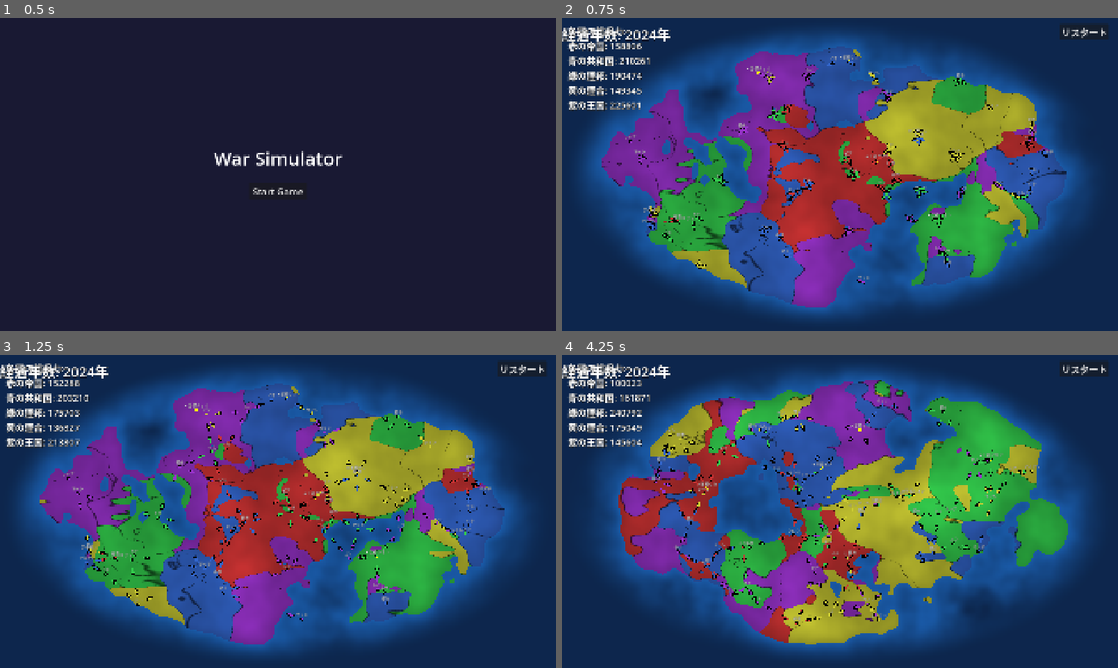
Above: before the commit, frames 1-4 (two rows, left to right).
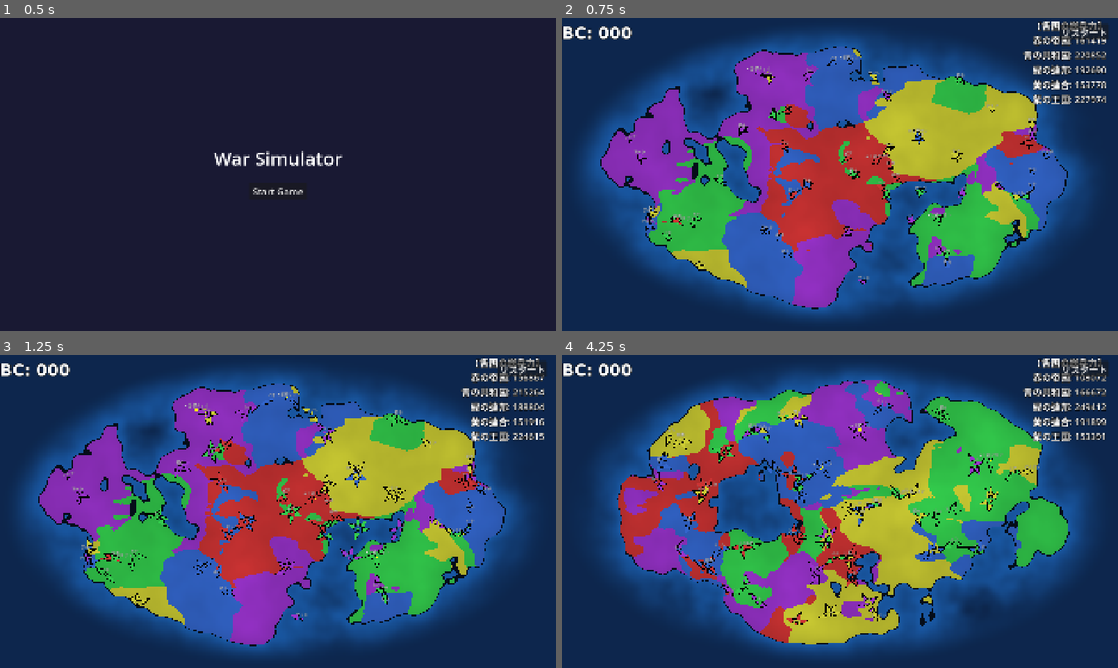
Above: after the commit, the same moments.

Repository: ateliee/war-simulator
Game: Godot game, scene res://scenes/Title.tscn
Two runs of this game, one before a commit and one after it. Both use one fixed random seed, a clock stepped at 60 frames per second and the inputs below.
Inputs:
- Up to frame 1 (0.5 s): no input
- Up to frame 2 (0.75 s): click "Start Game" at 0.5 s
- Up to frame 3 (1.25 s): no input
- Up to frame 4 (4.25 s): click "リスタート" at 1.25 s; click "Start Game" at 2 s; click "リスタート" at 2.75 s; click "Start Game" at 3.5 s

Frame 1 is identical in both runs. In frame 2, 23% of the frame differs, in the area x 0-98%, y 1-94%; in frame 3, 24%; in frame 4, 21%.

Commit message:
feat: overhaul troop movement to include combat states and update simulation logic, UI, and map rendering

Diff:
--- a/scripts/Main.gd
+++ b/scripts/Main.gd
@@ -24,18 +24,32 @@
 func _ready():
 	add_child(ui_container)
 	ui_container.add_child(faction_list_label)
-	faction_list_label.position = Vector2(20, 20)
+	faction_list_label.set_anchors_preset(Control.PRESET_BOTTOM_RIGHT)
+	faction_list_label.grow_horizontal = Control.GROW_DIRECTION_BEGIN
+	faction_list_label.grow_vertical = Control.GROW_DIRECTION_BEGIN
+	faction_list_label.horizontal_alignment = HORIZONTAL_ALIGNMENT_RIGHT
+	faction_list_label.offset_right = -40
+	faction_list_label.offset_bottom = -40
 	faction_list_label.add_theme_font_size_override("font_size", 32)
 	faction_list_label.add_theme_color_override("font_color", Color.WHITE)
 	faction_list_label.add_theme_color_override("font_shadow_color", Color.BLACK)
+	faction_list_label.add_theme_constant_override("outline_size", 6)
+	faction_list_label.add_theme_color_override("font_outline_color", Color.BLACK)
 
 	ui_container.add_child(time_label)
 	time_label.set_anchors_preset(Control.PRESET_TOP_WIDE)
 	time_label.offset_top = 20
 	time_label.horizontal_alignment = HORIZONTAL_ALIGNMENT_CENTER
-	time_label.add_theme_font_size_override("font_size", 48)
+
+	var bold_font = SystemFont.new()
+	bold_font.font_names = PackedStringArray(["Hiragino Sans", "Yu Gothic", "Meiryo", "sans-serif"])
+	bold_font.font_weight = 700 # 太字
+	time_label.add_theme_font_override("font", bold_font)
+
+	time_label.add_theme_font_size_override("font_size", 56)
 	time_label.add_theme_color_override("font_color", Color.WHITE)
-	time_label.add_theme_color_override("font_shadow_color", Color.BLACK)
+	time_label.add_theme_constant_override("outline_size", 8)
+	time_label.add_theme_color_override("font_outline_color", Color.BLACK)
 
 	ui_container.add_child(restart_btn)
 	restart_btn.text = "リスタート"
@@ -130,14 +144,12 @@
 		get_tree().change_scene_to_file("res://scenes/Result.tscn")
 
 func _update_simulation(delta):
-	# 都市の回復
 	for c in cities:
 		var recovery = 200.0 * delta
 		if c.is_capital:
 			recovery = 600.0 * delta
 		c.power = min(c.power + recovery, c.max_power)
 
-	# 部隊の生成（数秒おきに出撃）
 	troop_spawn_timer -= delta
 	if troop_spawn_timer <= 0:
 		troop_spawn_timer = 2.0
@@ -147,38 +159,54 @@
 			var c2 = pair[1]
 
 			if c1.faction != c2.faction:
-				# c1からc2への進軍
 				if c1.power > 5000:
-					var send_power = c1.power * 0.15 # 兵力の15%を出撃
+					var send_power = c1.power * 0.15
 					c1.power -= send_power
-					active_troops.append(TroopRef.new(c1.faction, c1.position, c2, send_power))
-
-				# c2からc1への進軍
+					active_troops.append(TroopRef.new(c1.faction, c1, c2, send_power))
+
 				if c2.power > 5000:
 					var send_power = c2.power * 0.15
 					c2.power -= send_power
-					active_troops.append(TroopRef.new(c2.faction, c2.position, c1, send_power))
-
-	# 部隊の移動と戦闘処理
+					active_troops.append(TroopRef.new(c2.faction, c2, c1, send_power))
+
 	var i = active_troops.size() - 1
 	while i >= 0:
 		var t = active_troops[i]
-		var dir = (t.target.position - t.position).normalized()
-		t.position += dir * t.speed * delta
-
-		# 到達判定
-		if t.position.distance_to(t.target.position) < 10.0:
-			if t.target.faction == t.faction:
-				# 移動中に味方領土になっていた場合は増援として回復
-				t.target.power = min(t.target.power + t.power, t.target.max_power)
+
+		# 国境線の位置割合を兵力から計算 (Apollonius graphによる近似)
+		var w1 = max(t.origin_city.power, 100.0)
+		var w2 = max(t.target_city.power, 100.0)
+		var border_ratio = w1 / (w1 + w2)
+		var border_pos = t.origin_city.position.lerp(t.target_city.position, border_ratio)
+
+		var dir = (t.target_city.position - t.origin_city.position).normalized()
+		var dist_to_origin = t.position.distance_to(t.origin_city.position)
+		var dist_to_border = t.origin_city.position.distance_to(border_pos)
+
+		if dist_to_origin < dist_to_border - 5.0:
+			# 国境まで移動する
+			t.position += dir * t.speed * delta
+			t.is_fighting = false
+		else:
+			# 国境に到達！ここに張り付いて継続ダメージを与える
+			t.position = border_pos
+			t.is_fighting = true
+
+			if t.target_city.faction == t.faction:
+				# 進行中に味方になっていた場合
+				t.target_city.power = min(t.target_city.power + t.power, t.target_city.max_power)
+				active_troops.remove_at(i)
 			else:
-				# 敵都市へのダメージ処理
-				t.target.power -= t.power
-				if t.target.power <= 0:
-					# 部隊の所属国が都市を占領する
-					_city_annexed(t.target, t.faction)
-
-			active_troops.remove_at(i)
+				# 敵都市を継続的に削る（押し込む）
+				var dps = t.power * 0.8
+				t.target_city.power -= dps * delta
+				t.power -= dps * 0.3 * delta # 自身も損耗
+
+				if t.target_city.power <= 0:
+					_city_annexed(t.target_city, t.faction)
+
+				if t.power <= 50.0:
+					active_troops.remove_at(i)
 		i -= 1
 
 	map_instance.update_city_powers(cities)
@@ -196,13 +224,14 @@
 		defeated_city.name = defeated_city.name.replace("王都", "旧都")
 		defeated_city.max_power = 30000.0
 
-	defeated_city.power = 5000.0
+	# 占領直後は兵力をほぼゼロ(100)にし、一気に領土が広がる不自然なフラッシュを防止
+	defeated_city.power = 100.0
 
 func _update_ui():
-	var current_year = 2024 + int(game_time)
-	time_label.text = "経過年数: %d年" % current_year
-
-	var text = "各国の総兵力:\n"
+	var current_year = int(game_time)
+	time_label.text = "BC: %03d" % current_year
+
+	var text = "【各国の総兵力】\n"
 	for f in factions:
 		if f.is_alive():
 			text += "%s: %d\n" % [f.name, int(f.get_total_power())]
--- a/scripts/Map.gd
+++ b/scripts/Map.gd
@@ -79,32 +79,33 @@
 		draw_string_outline(sys_font, text_pos, display_name, HORIZONTAL_ALIGNMENT_CENTER, -1, font_size, 2, Color.BLACK)
 		draw_string(sys_font, text_pos, display_name, HORIZONTAL_ALIGNMENT_CENTER, -1, font_size, Color.WHITE)
 
-	# 部隊（矢印）の描画
+	# 部隊（三角）の描画
 	for t in troops:
-		_draw_arrow(t.position, t.target.position, t.faction.color)
+		# 進行方向を取得
+		var dir = (t.target_city.position - t.origin_city.position).normalized()
+		_draw_triangle(t.position, dir, t.faction.color, t.is_fighting)
 
-func _draw_arrow(pos: Vector2, target: Vector2, color: Color):
-	var dir = (target - pos).normalized()
+func _draw_triangle(pos: Vector2, dir: Vector2, color: Color, is_fighting: bool):
 	if dir.length() < 0.1:
 		return
 
-	var arrow_len = 20.0
-	var tip = pos + dir * (arrow_len * 0.5)
-	var base = pos - dir * (arrow_len * 0.5)
+	var size = 16.0
 
-	# 矢印の軸（黒フチと内側）
-	draw_line(base, tip, Color.BLACK, 6.0)
-	draw_line(base, tip, color, 4.0)
+	# 戦闘中（国境張り付き中）は少しだけ前に押し出すように描画
+	var center = pos
+	if is_fighting:
+		center += dir * 6.0
 
-	# 矢印の頭（三角形）
-	var right = dir.rotated(PI * 0.8) * 12.0
-	var left = dir.rotated(-PI * 0.8) * 12.0
+	# シンプルな二等辺三角形の計算
+	var tip = center + dir * size
+	var right = center + dir.rotated(PI * 0.8) * size
+	var left = center + dir.rotated(-PI * 0.8) * size
 
-	var pts = PackedVector2Array([tip + dir * 6.0, tip + right, tip + left])
+	var pts = PackedVector2Array([tip, right, left])
 	draw_polygon(pts, PackedColorArray([color, color, color]))
 
-	# 矢印の頭のアウトライン
-	var pts_outline = PackedVector2Array([tip + dir * 6.0, tip + right, tip + left, tip + dir * 6.0])
+	# アウトライン
+	var pts_outline = PackedVector2Array([tip, right, left, tip])
 	draw_polyline(pts_outline, Color.BLACK, 2.0)
 
 func get_adjacency_list() -> Array:
--- a/scripts/Troop.gd
+++ b/scripts/Troop.gd
@@ -1,15 +1,16 @@
 extends RefCounted
 
 var faction
-var origin: Vector2
-var target
+var origin_city
+var target_city
 var position: Vector2
 var power: float
-var speed: float = 60.0
+var speed: float = 40.0
+var is_fighting: bool = false
 
-func _init(_faction, _origin: Vector2, _target, _power: float):
+func _init(_faction, _origin_city, _target_city, _power: float):
 	faction = _faction
-	origin = _origin
-	position = _origin
-	target = _target
+	origin_city = _origin_city
+	position = _origin_city.position
+	target_city = _target_city
 	power = _power
--- a/shaders/voronoi.gdshader
+++ b/shaders/voronoi.gdshader
@@ -19,27 +19,28 @@
 	n *= falloff;
 
 	if (n < land_threshold) {
-		vec3 deep_sea = vec3(0.05, 0.15, 0.3);
-		vec3 shallow_sea = vec3(0.1, 0.35, 0.65);
-		COLOR = vec4(mix(deep_sea, shallow_sea, n / land_threshold), 1.0);
+		// 海岸線（陸地に接する海の部分）を暗くして陸の輪郭をくっきりさせる
+		if (land_threshold - n < 0.015) {
+			COLOR = vec4(0.02, 0.05, 0.1, 1.0);
+		} else {
+			vec3 deep_sea = vec3(0.05, 0.15, 0.3);
+			vec3 shallow_sea = vec3(0.1, 0.35, 0.65);
+			COLOR = vec4(mix(deep_sea, shallow_sea, n / land_threshold), 1.0);
+		}
 	} else {
 		float min_dist = 99999999.0;
 		int closest_i = 0;
-
 		float min_dist2 = 99999999.0;
 
-		// ドメインワーピング1（大きくうねる空間の歪み）
 		vec2 warp = vec2(
 			texture(noise_tex, UV).r - 0.5,
 			texture(noise_tex, vec2(UV.y, 1.0 - UV.x)).r - 0.5
 		);
-		// ドメインワーピング2（反転した座標からのノイズで鋭い凹凸を作る）
 		vec2 warp2 = vec2(
 			texture(noise_tex, vec2(1.0 - UV.x, 1.0 - UV.y)).r - 0.5,
 			texture(noise_tex, vec2(1.0 - UV.y, UV.x)).r - 0.5
 		);
 
-		// 合成して大きな歪みと鋭い歪みを両立させる
 		vec2 warped_pos = pos + warp * 300.0 + warp2 * 150.0;
 
 		for (int i = 0; i < num_cities; i++) {
@@ -60,9 +61,9 @@
 		vec3 color = city_colors[closest_i].rgb;
 
 		float ratio = min_dist / max(min_dist2, 0.0001);
-		color *= mix(1.0, 0.4, smoothstep(0.97, 1.0, ratio));
 
-		color *= mix(0.7, 1.0, (n - land_threshold) / (1.0 - land_threshold));
+		// 黒い国境線の描画処理は完全に削除し、色同士のシャープな境界線（エッジ）を活かす
+		color *= mix(0.85, 1.0, (n - land_threshold) / (1.0 - land_threshold));
 
 		COLOR = vec4(color, 1.0);
 	}
Not shown, changed: export_presets.cfg
